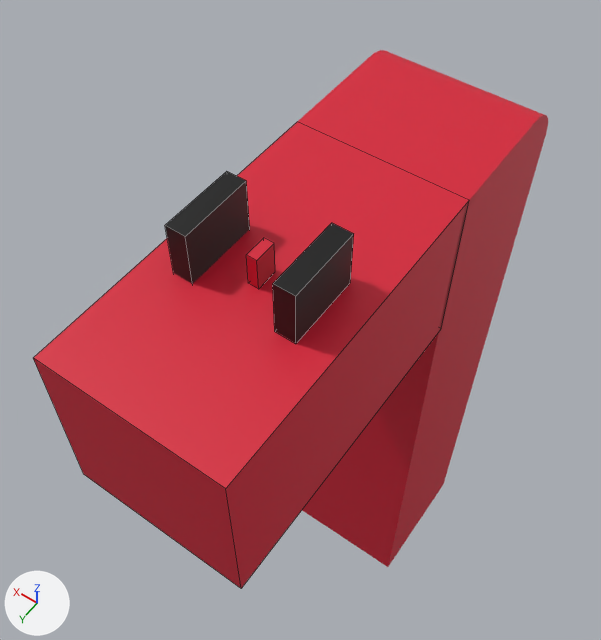
The Blender file Assets/Materials/weapon.blend: old version first, new version second.
Before and after are seen from a camera (50 mm lens) standing at (-3.05, 6.56, 14.48) and looking at (0.94, 0.97, 5.7). Arrows for +X, +Y and +Z are at lower left; the lights stay in place. Mesh edges are drawn as thin lines on the coarser meshes.
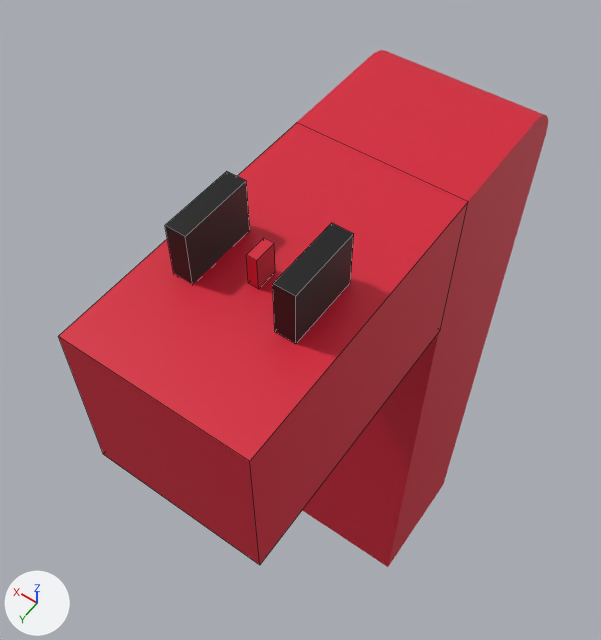
Where the newer file only moved an object's origin or applied its transform, the numbers keep the older frame.

Changed parts and their boxes (x1, y1, x2, y2) in the pictures (601 x 640 px):
'Plane.001', reshaped: before (33, 122, 469, 589); after (58, 125, 468, 565)

What changed in the scene script:
```text
Change me_plane_001:
    where me_plane_001.from_pydata(...)  # 8 vertices, 6 faces; spans x -1.0..1.0, y -1.0..1.0, z -10.04..0.0
    used by ob_plane_001; location = (0.0, 0.95, 7.96); rotation_euler = (1.571, 0.0, 0.0), in degrees (90, 0, 0); scale = (1.0, 1.0, 0.366)
    verts and faces of me_plane_001; kept vertices keep their numbers, new ones are numbered from 8
    before: 0 (-1.0, -1.0, 0.0) at pixel (441, 328), 1 (1.0, -1.0, 0.0), 2 (-1.0, 1.0, 0.0) at pixel (469, 200), 3 (1.0, 1.0, 0.0) at pixel (297, 121), 4 (-1.0, -1.0, -10.04) at pixel (241, 588)
    before: 5 (1.0, -1.0, -10.04) at pixel (83, 474), 6 (-1.0, 1.0, -10.04) at pixel (225, 488), 7 (1.0, 1.0, -10.04) at pixel (33, 357)
    me_plane_001 part 1
    add delete_vertices([*range(0, 8)])  # with the faces that use them
    add verts[8] = (-1.0, -1.0, -0.05)  # pixel (440, 330)
    add verts[9] = (-1.0, 1.0, -0.05)  # pixel (468, 201)
    add verts[10] = (-1.0, -1.0, -9.28)  # pixel (259, 565)
    add verts[11] = (-1.0, 1.0, -9.28)  # pixel (249, 461)
    add for new, old in zip([*range(12, 16)], [*range(8, 12)]): verts[new] = verts[old] + (2.0, 0.0, 0.0)
    add faces += [(8, 9, 11, 10), (10, 11, 15, 14), (12, 14, 15, 13), (8, 12, 13, 9), (8, 10, 14, 12), (9, 13, 15, 11)]
```
